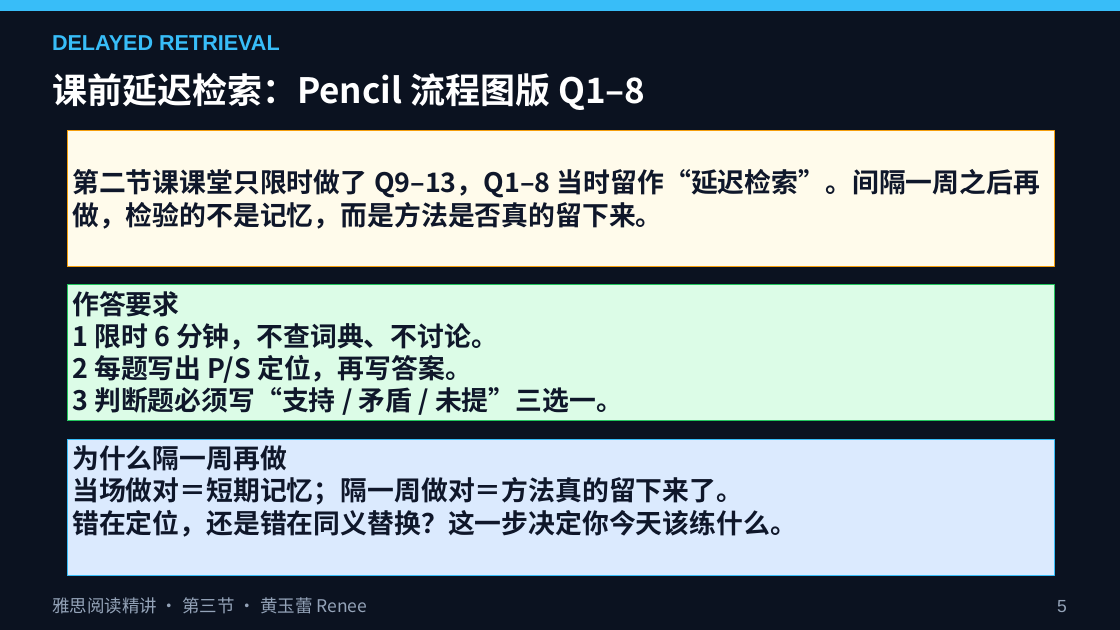
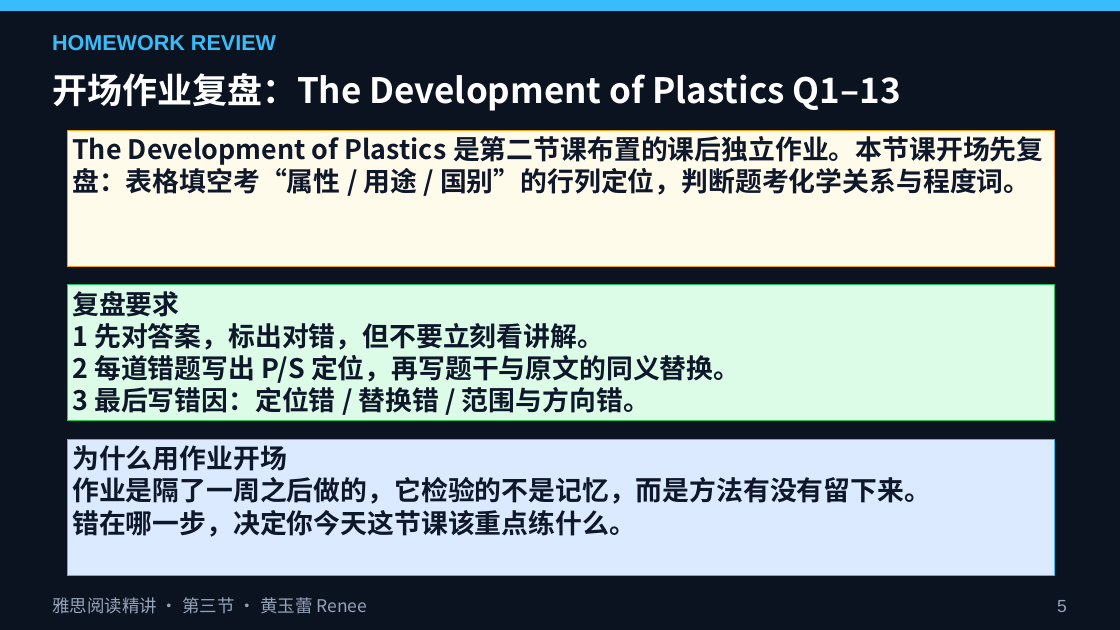
Before and after one commit to mrgreedcp-spec/AI-Portfolio, a slide deck: slide 5 of lesson3/第三节课PPT_雅思阅读精讲.pptx. Drawn at 1120x630 pixels with LibreOffice and Linux fonts; fonts in the diff are those of the drawing. Boxes give left, top, right and bottom in pixels: in the first picture for what was removed or moved away, otherwise in the second. Text is boxed around its words. In the diff, an @@ line names an element or a change of style, - is before the commit and + after.

```diff
--- a/lesson3/第三节课PPT_雅思阅读精讲.pptx
+++ b/lesson3/第三节课PPT_雅思阅读精讲.pptx
@@ text at <box>52,35,276,51</box>: text changed @@
-DELAYED RETRIEVAL
+HOMEWORK REVIEW
@@ text at <box>52,73,901,111</box>: text changed @@
-课前延迟检索：Pencil 流程图版 Q1–8
+开场作业复盘：The Development of Plastics Q1–13
@@ rectangle "The Development of Plastics 是第二节课布置的课后独立作业。本节课开场先复盘：表格填空考“属性 ..." at <box>67,130,1054,266</box>: vertical alignment middle to top @@
@@ text in rectangle at <box>72,136,1043,195</box>: text changed @@
-第二节课课堂只限时做了 Q9–13，Q1–8 当时留作“延迟检索”。间隔一周之后再做，检验的不是记忆，而是方法是否真的留下来。
+The Development of Plastics 是第二节课布置的课后独立作业。本节课开场先复盘：表格填空考“属性 / 用途 / 国别”的行列定位，判断题考化学关系与程度词。
@@ text in rectangle at <box>72,291,740,413</box>: text changed @@
-作答要求
-1 限时 6 分钟，不查词典、不讨论。
-2 每题写出 P/S 定位，再写答案。
-3 判断题必须写“支持 / 矛盾 / 未提”三选一。
+复盘要求
+1 先对答案，标出对错，但不要立刻看讲解。
+2 每道错题写出 P/S 定位，再写题干与原文的同义替换。
+3 最后写错因：定位错 / 替换错 / 范围与方向错。
@@ text in rectangle at <box>72,445,931,537</box>: text changed @@
-为什么隔一周再做
-当场做对＝短期记忆；隔一周做对＝方法真的留下来了。
-错在定位，还是错在同义替换？这一步决定你今天该练什么。
+为什么用作业开场
+作业是隔了一周之后做的，它检验的不是记忆，而是方法有没有留下来。
+错在哪一步，决定你今天这节课该重点练什么。
```
Also in this commit, not shown: 128 other slides changed, 28 slides added, 8 slides removed, 9 other files.
